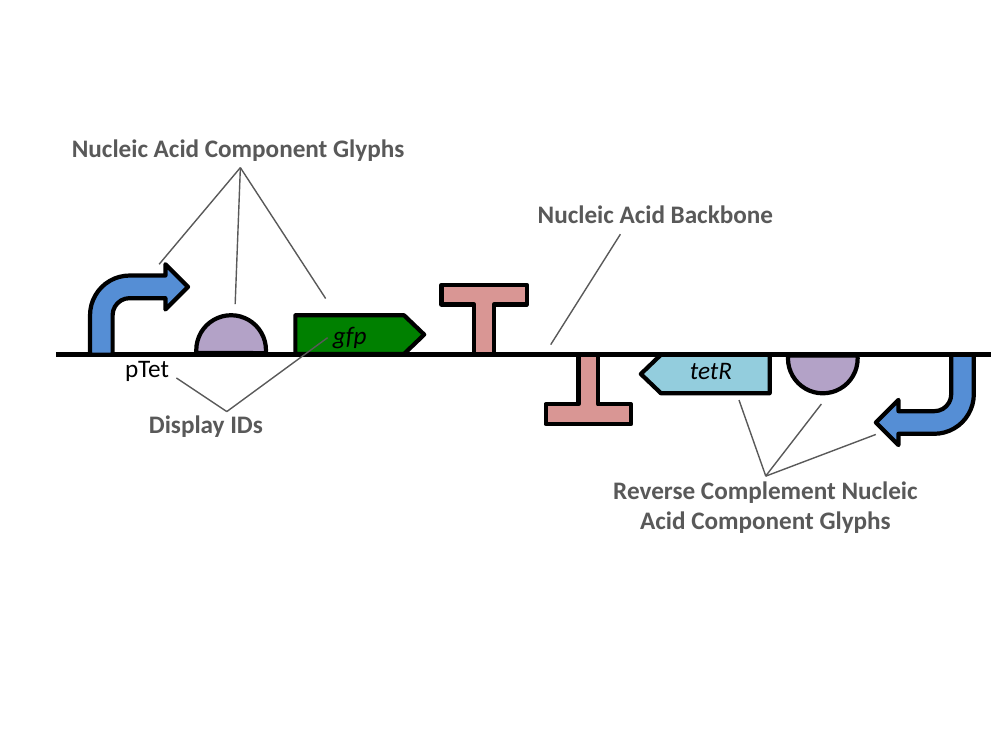
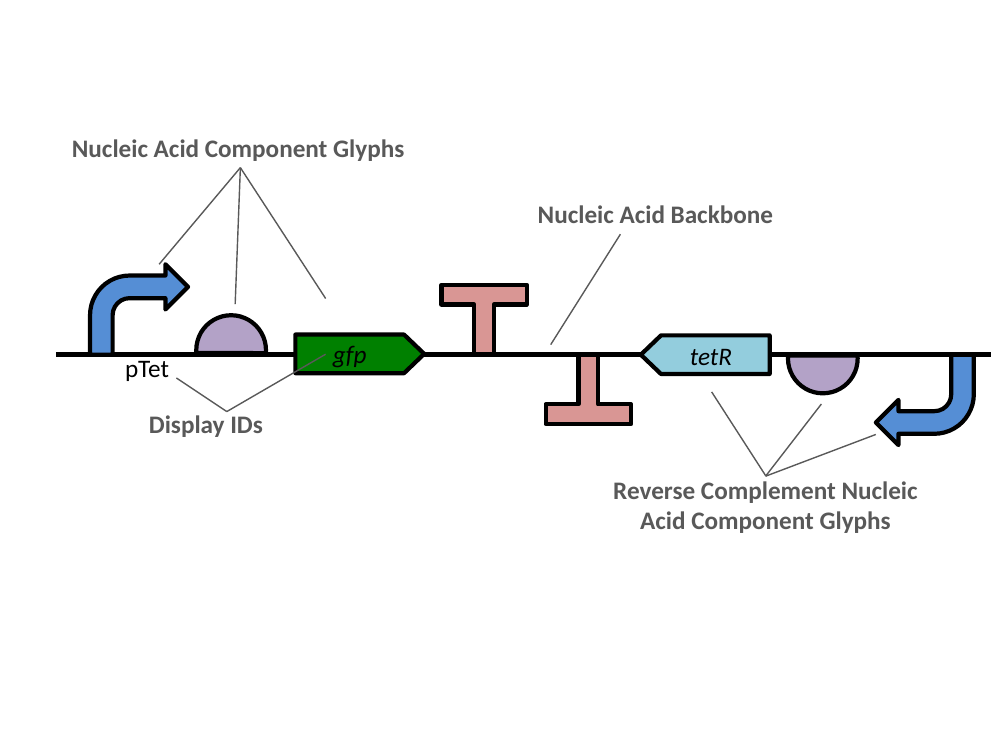
Before and after one commit to SynBioDex/SBOL-visual, a slide deck: slide 1 of specification/imgsrc/sbolv_general.pptx. Drawn at 1008x756 pixels with LibreOffice and Linux fonts; fonts in the diff are those of the drawing. Boxes give left, top, right and bottom in pixels: in the first picture for what was removed or moved away, otherwise in the second. Text is boxed around its words. In the diff, an @@ line names an element or a change of style, - is before the commit and + after.

```diff
--- a/specification/imgsrc/sbolv_general.pptx
+++ b/specification/imgsrc/sbolv_general.pptx
@@ line moved from (328, 338) - (227, 411) to (326, 354) - (227, 411) @@
@@ right arrow "gfp" moved from (x1=295, y1=316, x2=424, y2=354) to (x1=295, y1=335, x2=424, y2=373) @@
@@ right arrow moved from (x1=641, y1=355, x2=770, y2=393) to (x1=641, y1=336, x2=770, y2=374) @@
@@ text "tetR" moved from (x1=690, y1=363, x2=732, y2=379) to (x1=690, y1=349, x2=732, y2=365) @@
@@ line moved from (739, 400) - (766, 476) to (712, 392) - (766, 476) @@
```
Also in this commit, not shown: 1 other slide changed, 10 other files.
